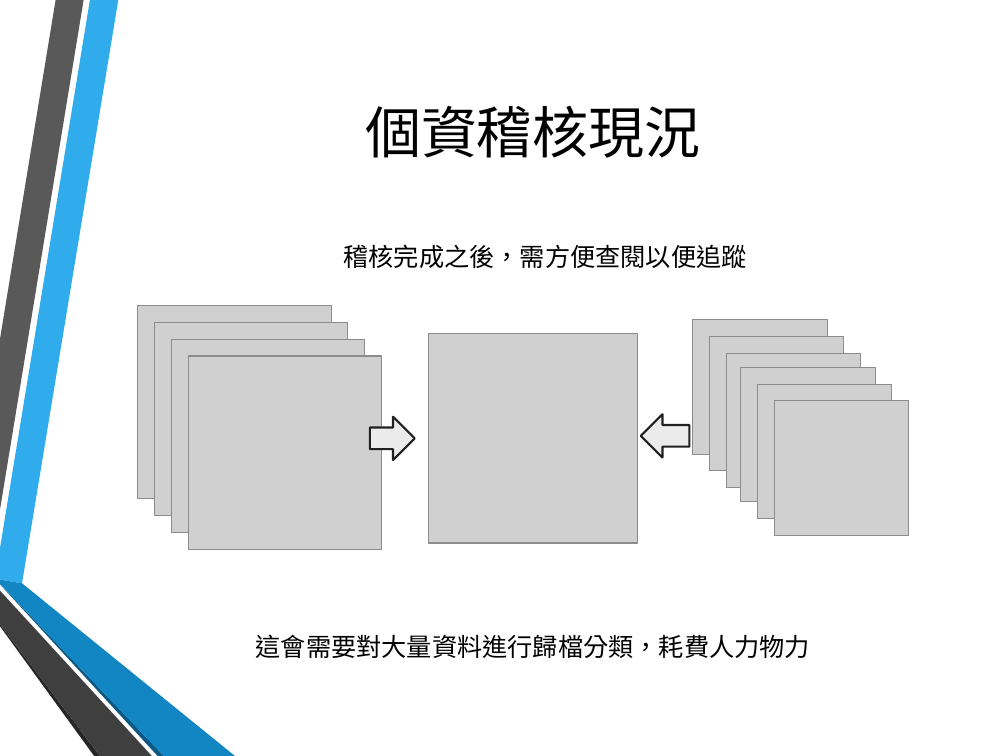
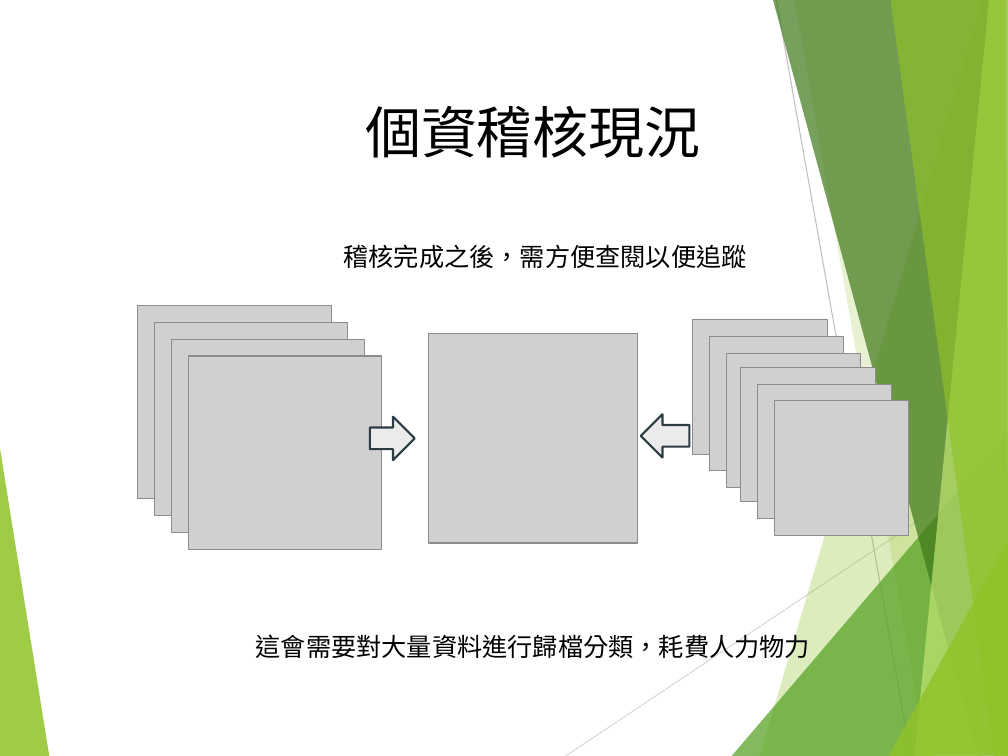
Before and after one commit to hsinewu/pia, a slide deck: slide 7 of Contest/FinalPresentation.pptx. Drawn at 1008x756 pixels with LibreOffice and Linux fonts; fonts in the diff are those of the drawing; grey boxes stand for pictures; background and template pictures are left out. Boxes give left, top, right and bottom in pixels: in the first picture for what was removed or moved away, otherwise in the second. Text is boxed around its words. In the diff, an @@ line names an element or a change of style, - is before the commit and + after.

```diff
--- a/Contest/FinalPresentation.pptx
+++ b/Contest/FinalPresentation.pptx
@@ title "個資稽核現況" at [365, 106, 701, 158]: font Arial to Karla @@
@@ text "稽核完成之後，需方便查閱以便追蹤" at [344, 244, 747, 268]: font Arial to Karla @@
@@ right arrow at [370, 416, 414, 460]: outline #212121 1.5 pt to #2C3C43 1.5 pt @@
@@ right arrow at [641, 414, 689, 458]: outline #212121 1.5 pt to #2C3C43 1.5 pt @@
@@ group added at [0, 0, 1008, 756]: 8 freeform shapes, 2 lines @@
@@ group removed at [0, 0, 235, 756]: 6 freeform shapes @@
```
Also in this commit, not shown: 19 other slides changed, 2 slides added, 3 slides removed.
